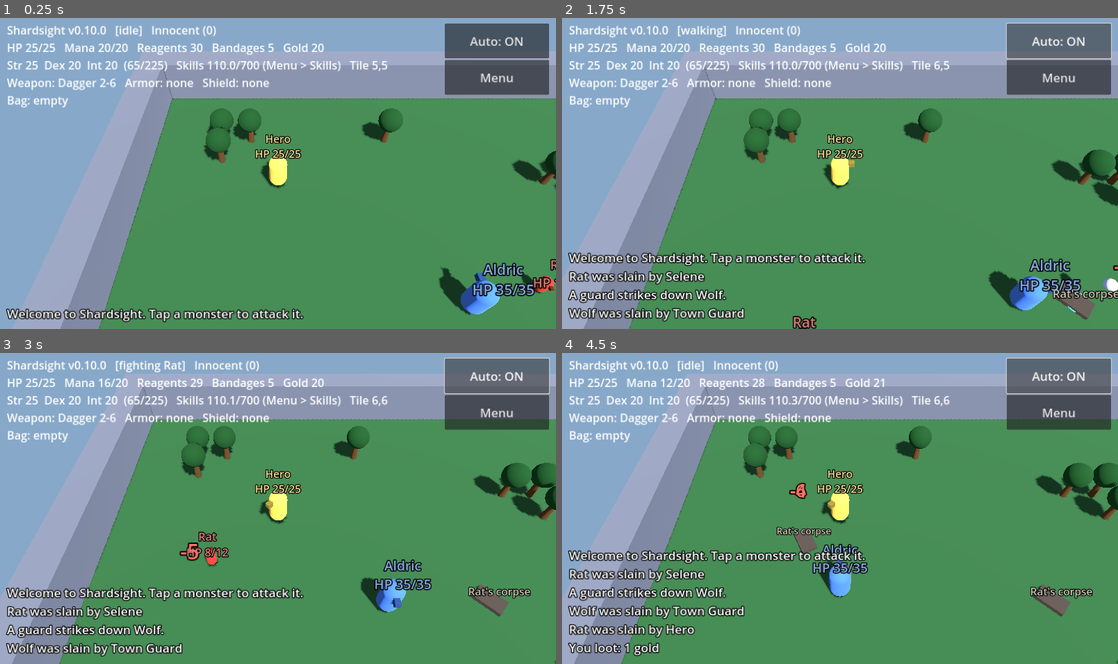
Above: before the commit, frames 1-4 (two rows, left to right).
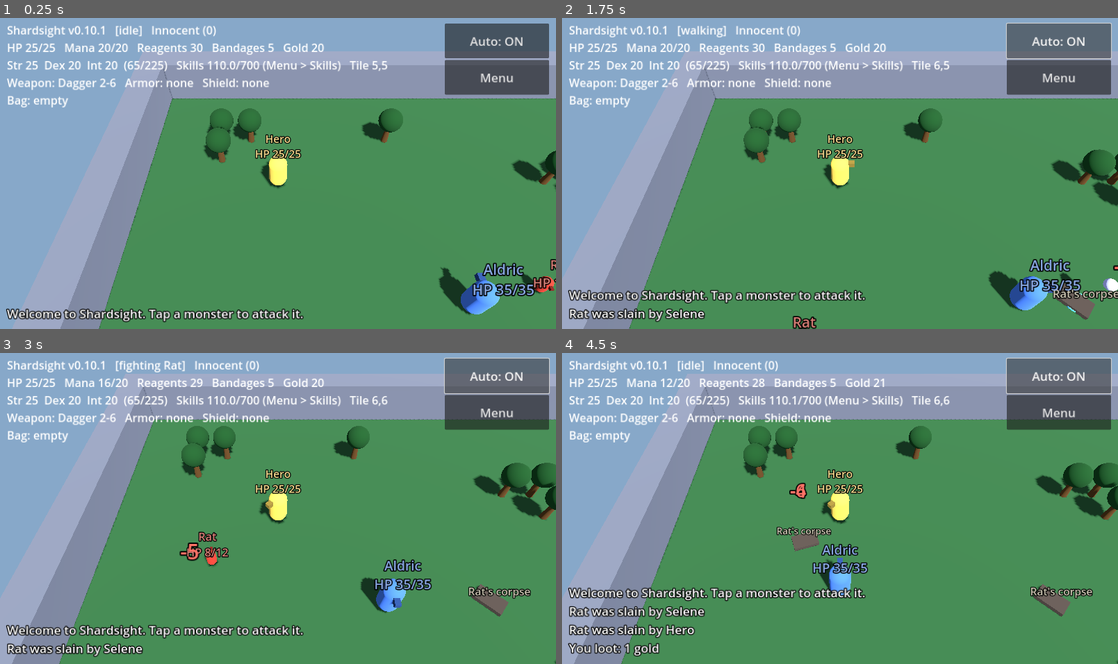
Above: after the commit, the same moments.

Repository: luckovsdeniss-denlu/Shardsight
Game: Godot game, scene res://scenes/main.tscn
Same seed, same stepped clock (60 frames per second), same inputs: the game is played once before the commit and once after it.
Inputs:
- Up to frame 1 (0.25 s): no input
- Up to frame 2 (1.75 s): click "Auto: ON" at 0.5 s; click "Auto: OFF" at 1.25 s
- Up to frame 3 (3 s): click "Auto: ON" at 2 s; click "Auto: OFF" at 2.75 s
- Up to frame 4 (4.5 s): click "Auto: ON" at 3.5 s; click "Auto: OFF" at 4.25 s

The runs differ from the first frame. In frame 1, less than 0.1% of the frame differs, in the area x 18-20%, y 2-6%; in frame 2, 4.3%; in frame 3, 4.3%; in frame 4, 5.0%, in the area x 1-55%, y 2-98%.

Commit message:
Fix guards endlessly killing monsters that wander into town (v0.10.1)
The wolf's lair was one tile from the guarded town, so it kept walking in,
getting struck down, respawning and walking back. Monsters, criminals and
murderers now path around the town and stop chasing prey that reaches it.

Co-Authored-By: Claude Opus 5.5 <noreply@anthropic.com>
Claude-Session: https://claude.ai/code/session_01H6LNxUGdbevPyoRQBBzvxK

Diff:
--- a/project.godot
+++ b/project.godot
@@ -4,7 +4,7 @@
 [application]
 
 config/name="Shardsight"
-config/version="0.10.0"
+config/version="0.10.1"
 run/main_scene="res://scenes/main.tscn"
 config/features=PackedStringArray("4.3", "GL Compatibility")
 config/icon="res://icon.svg"
--- a/scripts/entity.gd
+++ b/scripts/entity.gd
@@ -212,8 +212,8 @@
 	if kind == Kind.MONSTER:
 		if target == null and pause <= 0.0:
 			target = _nearest(Kind.PLAYER, aggro_range)
-		elif target != null and position.distance_to(home) > leash + aggro_range * 1.5:
-			target = null       # gave up: too far from its lair
+		elif target != null and (target._in_town() or position.distance_to(home) > leash + aggro_range * 1.5):
+			target = null       # gave up: prey fled into the guarded town, or too far from its lair
 			pause = 3.0
 			go_to(home)
 	elif kind == Kind.PLAYER and autonomous and pause <= 0.0:
@@ -264,7 +264,7 @@
 	if position.distance_to(target.position) > reach:
 		if repath_timer <= 0.0 or path.is_empty():
 			repath_timer = 0.4
-			var p: Array[Vector3] = world.find_path(position, target.position)
+			var p: Array[Vector3] = world.find_path(position, target.position, _avoids_town())
 			path = p
 	else:
 		path.clear()
@@ -281,7 +281,7 @@
 
 ## Walk to `dest`. Returns false if it is blocked or unreachable.
 func go_to(dest: Vector3) -> bool:
-	var p: Array[Vector3] = world.find_path(position, dest)
+	var p: Array[Vector3] = world.find_path(position, dest, _avoids_town())
 	if p.is_empty():
 		return false
 	path = p
@@ -1043,6 +1043,14 @@
 	return world.is_town(world.to_tile(position))
 
 
+## Monsters, criminals and murderers keep out of the guarded town (the guards would kill them).
+## Ghosts may pass: they are on their way to the healer.
+func _avoids_town() -> bool:
+	if dead:
+		return false
+	return kind == Kind.MONSTER or (kind == Kind.PLAYER and notoriety() != Notoriety.BLUE)
+
+
 ## Players fight monsters and criminals; player killers also prey on innocents.
 ## Nobody fights other players inside the guarded town.
 func _is_fair_target(e: Entity) -> bool:
--- a/scripts/main.gd
+++ b/scripts/main.gd
@@ -252,7 +252,7 @@
 
 	_spawn(Entity.Kind.MONSTER, "Rat", Bestiary.RAT, red, Vector2i(12, 8))
 	_spawn(Entity.Kind.MONSTER, "Rat", Bestiary.RAT, red, Vector2i(6, 11))
-	_spawn(Entity.Kind.MONSTER, "Wolf", Bestiary.WOLF, red, Vector2i(25, 14))
+	_spawn(Entity.Kind.MONSTER, "Wolf", Bestiary.WOLF, red, Vector2i(26, 18))
 	_spawn(Entity.Kind.MONSTER, "Orc", Bestiary.ORC, red, Vector2i(27, 20))
 	_spawn(Entity.Kind.MONSTER, "Orc", Bestiary.ORC, red, Vector2i(16, 20))
 	_spawn(Entity.Kind.MONSTER, "Evil Mage", Bestiary.EVIL_MAGE, red, Vector2i(14, 22))
--- a/scripts/world.gd
+++ b/scripts/world.gd
@@ -47,6 +47,7 @@
 var rows := 0
 var tiles: Array[int] = []
 var astar := AStarGrid2D.new()
+var astar_outside := AStarGrid2D.new()   # same grid, but the guarded town is walled off
 
 
 func _init() -> void:
@@ -60,10 +61,18 @@
 	astar.cell_size = Vector2(TILE, TILE)
 	astar.diagonal_mode = AStarGrid2D.DIAGONAL_MODE_NEVER
 	astar.update()
+	astar_outside.region = astar.region
+	astar_outside.cell_size = astar.cell_size
+	astar_outside.diagonal_mode = astar.diagonal_mode
+	astar_outside.update()
 	for y in range(rows):
 		for x in range(cols):
-			if is_blocked(Vector2i(x, y)):
-				astar.set_point_solid(Vector2i(x, y), true)
+			var c := Vector2i(x, y)
+			if is_blocked(c):
+				astar.set_point_solid(c, true)
+				astar_outside.set_point_solid(c, true)
+			elif is_town(c):
+				astar_outside.set_point_solid(c, true)
 
 
 static func _parse(ch: String) -> int:
@@ -101,13 +110,18 @@
 
 ## Waypoints (tile centres) from the tile under `from_p` to the tile under `to_p`,
 ## not including the start tile. Empty if the target is blocked or unreachable.
-func find_path(from_p: Vector3, to_p: Vector3) -> Array[Vector3]:
+## With `avoid_town`, the path never enters the guarded town (for monsters and outlaws, whom
+## the guards would kill). Someone already inside town may still path out of it.
+func find_path(from_p: Vector3, to_p: Vector3, avoid_town := false) -> Array[Vector3]:
 	var out: Array[Vector3] = []
 	var a := to_tile(from_p)
 	var b := to_tile(to_p)
 	if is_blocked(a) or is_blocked(b) or a == b:
 		return out
-	var ids := astar.get_id_path(a, b)
+	if avoid_town and is_town(b):
+		return out
+	var grid := astar_outside if avoid_town and not is_town(a) else astar
+	var ids := grid.get_id_path(a, b)
 	for i in range(1, ids.size()):
 		out.append(tile_center(ids[i]))
 	return out
Not shown, changed: CHANGELOG.md
